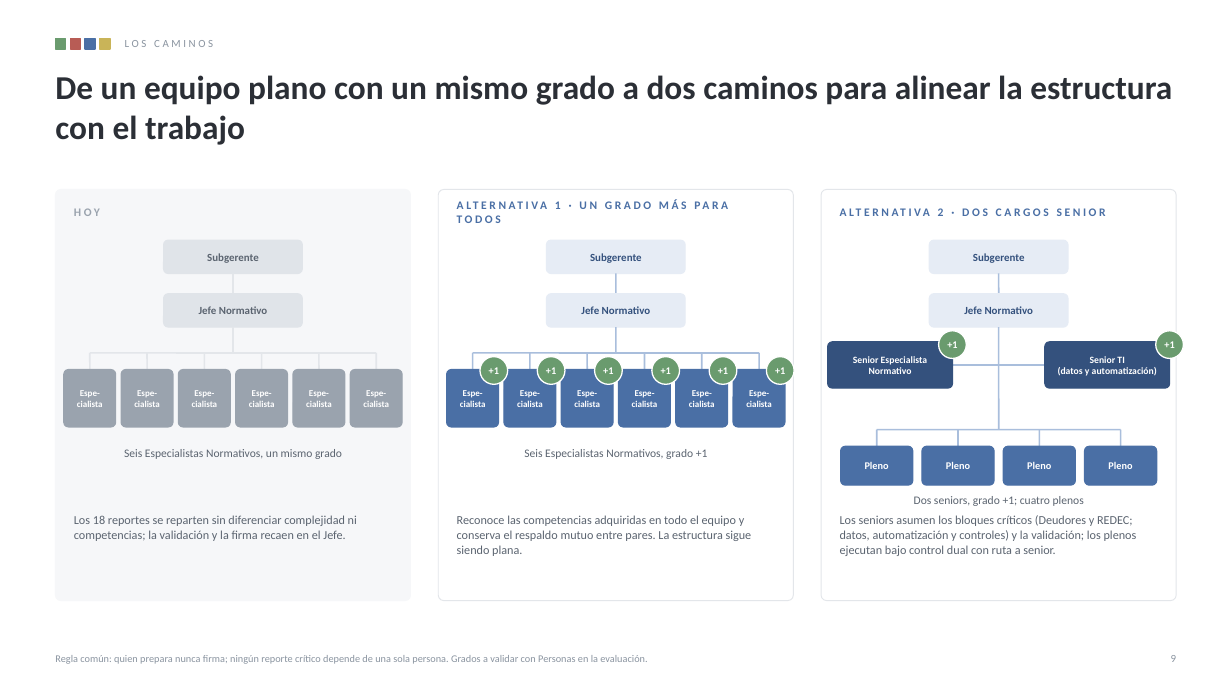
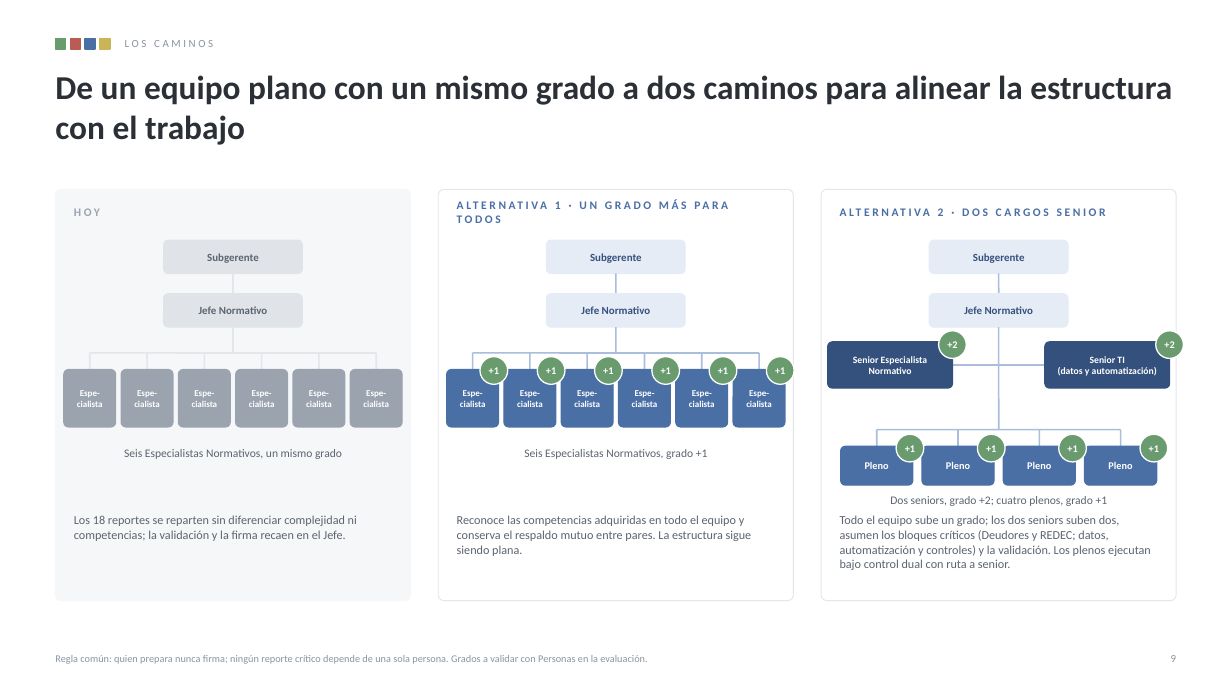
Before and after one commit to Alex-71/sense-energy-dashboard-frontend, a slide deck: slide 9 of docs/benchmarking/presentacion-reportes-normativos-v3.pptx. Drawn at 1232x693 pixels with LibreOffice and Linux fonts; fonts in the diff are those of the drawing. Boxes give left, top, right and bottom in pixels: in the first picture for what was removed or moved away, otherwise in the second. Text is boxed around its words. In the diff, an @@ line names an element or a change of style, - is before the commit and + after.

```diff
--- a/docs/benchmarking/presentacion-reportes-normativos-v3.pptx
+++ b/docs/benchmarking/presentacion-reportes-normativos-v3.pptx
@@ ellipse added at [897, 434, 924, 462], fill #6A9B6E, outline #FFFFFF 1 pt @@
@@ text added at [905, 445, 915, 452], 8 pt, text #FFFFFF, bold @@
++1
@@ ellipse added at [978, 434, 1006, 462], fill #6A9B6E, outline #FFFFFF 1 pt @@
@@ text added at [986, 445, 996, 452], 8 pt, text #FFFFFF, bold @@
++1
@@ ellipse added at [1059, 434, 1087, 462], fill #6A9B6E, outline #FFFFFF 1 pt @@
@@ text added at [1067, 445, 1077, 452], 8 pt, text #FFFFFF, bold @@
++1
@@ ellipse added at [1141, 434, 1168, 462], fill #6A9B6E, outline #FFFFFF 1 pt @@
@@ text added at [1149, 445, 1159, 452], 8 pt, text #FFFFFF, bold @@
++1
@@ text at [890, 496, 1108, 506]: text changed @@
-Dos seniors, grado +1; cuatro plenos
+Dos seniors, grado +2; cuatro plenos, grado +1
@@ text at [840, 515, 1151, 570]: text changed @@
-Los seniors asumen los bloques críticos (Deudores y REDEC; datos, automatización y controles) y la validación; los plenos ejecutan bajo control dual con ruta a senior.
+Todo el equipo sube un grado; los dos seniors suben dos, asumen los bloques críticos (Deudores y REDEC; datos, automatización y controles) y la validación. Los plenos ejecutan bajo control dual con ruta a senior.
```
Also in this commit, not shown: 1 other slide changed, 2 other files.
